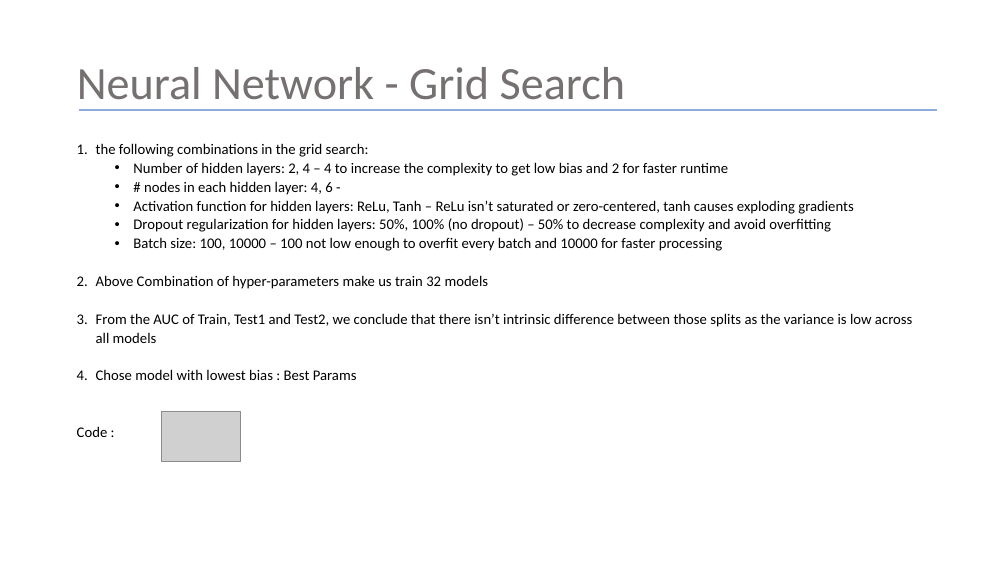
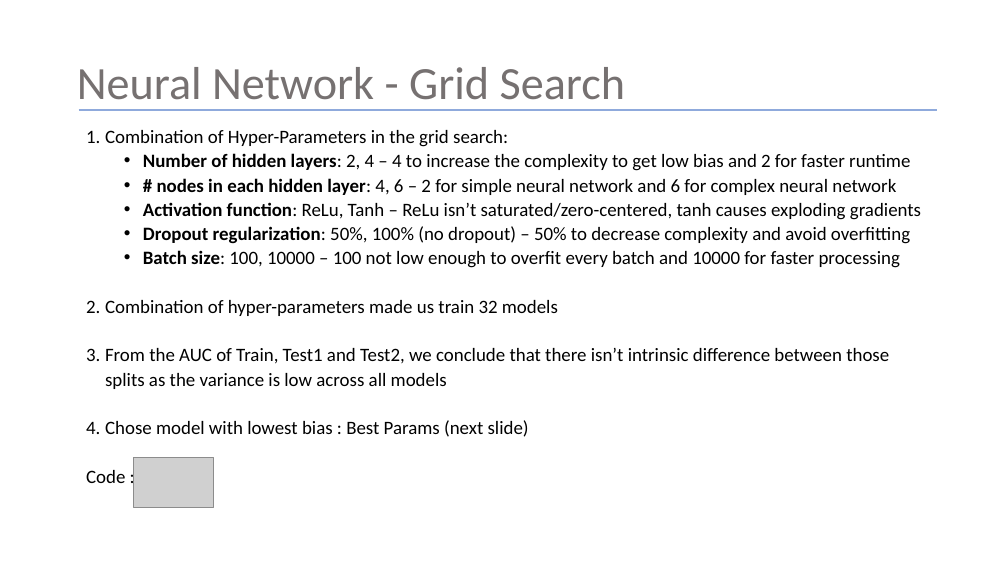
Before and after one commit to Shritej24c/Credit-Default-Pred, a slide deck: slide 14 of Credit Default Risk.pptx. Drawn at 1008x567 pixels with LibreOffice and Linux fonts; fonts in the diff are those of the drawing; grey boxes stand for pictures. Boxes give left, top, right and bottom in pixels: in the first picture for what was removed or moved away, otherwise in the second. Text is boxed around its words. In the diff, an @@ line names an element or a change of style, - is before the commit and + after.

```diff
--- a/Credit Default Risk.pptx
+++ b/Credit Default Risk.pptx
@@ text "Combination of Hyper-Parameters in the ...": place and size @@
-text "Combination of Hyper-Parameters in the ..." at [77, 143, 912, 437]
+text "Combination of Hyper-Parameters in the ..." at [86, 130, 921, 483]
@@ text at [105, 130, 508, 147]: text changed; size 14 to 18 pt @@
-1. the following combinations in the grid search:
+1. Combination of Hyper-Parameters in the grid search:
@@ text at [86, 153, 910, 483]: size 14 to 18 pt in "Number of hidden layers: 2, 4 – ...", "Batch size: 100, 10000 – 100 not ...", "From the AUC of Train, Test1 and ...", "Code :"; bold on in "Number of hidden layers:", "Batch size:" @@
@@ text at [143, 178, 921, 244]: text changed; size 14 to 18 pt @@
-  • # nodes in each hidden layer: 4, 6 -
-  • Activation function for hidden layers: ReLu, Tanh – ReLu isn’t saturated or zero-centered, tanh causes exploding gradients
-  • Dropout regularization for hidden layers: 50%, 100% (no dropout) – 50% to decrease complexity and avoid overfitting
+  • # nodes in each hidden layer: 4, 6 – 2 for simple neural network and 6 for complex neural network
+  • Activation function: ReLu, Tanh – ReLu isn’t saturated/zero-centered, tanh causes exploding gradients
+  • Dropout regularization: 50%, 100% (no dropout) – 50% to decrease complexity and avoid overfitting
@@ text at [105, 300, 558, 316]: text changed; size 14 to 18 pt @@
-2. Above Combination of hyper-parameters make us train 32 models
+2. Combination of hyper-parameters made us train 32 models
@@ picture removed at [161, 411, 241, 462] @@
@@ text at [105, 420, 529, 437]: text changed; size 14 to 18 pt @@
-4. Chose model with lowest bias : Best Params
+4. Chose model with lowest bias : Best Params (next slide)
@@ picture added at [134, 457, 214, 508] @@
```
Also in this commit, not shown: 13 other slides changed.
